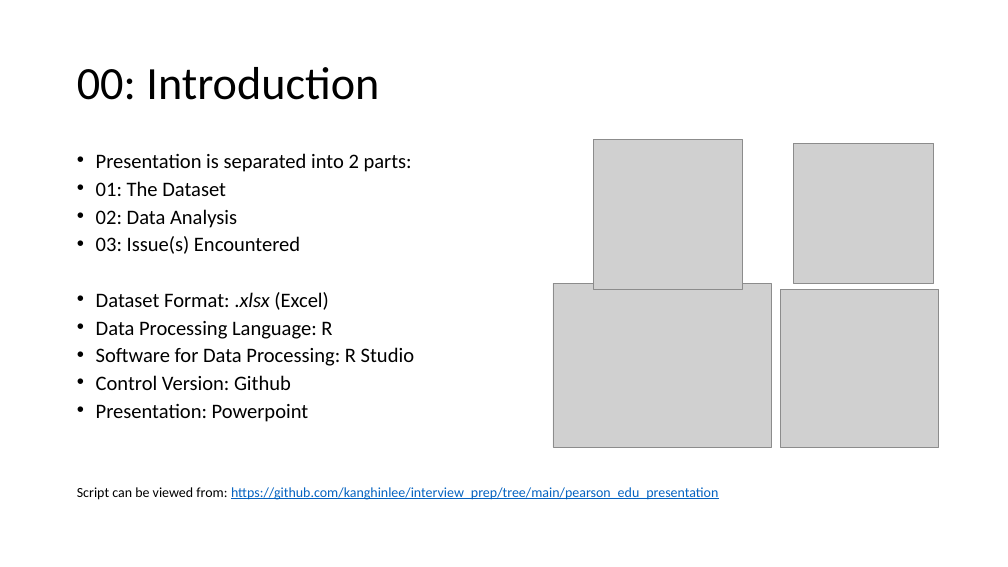
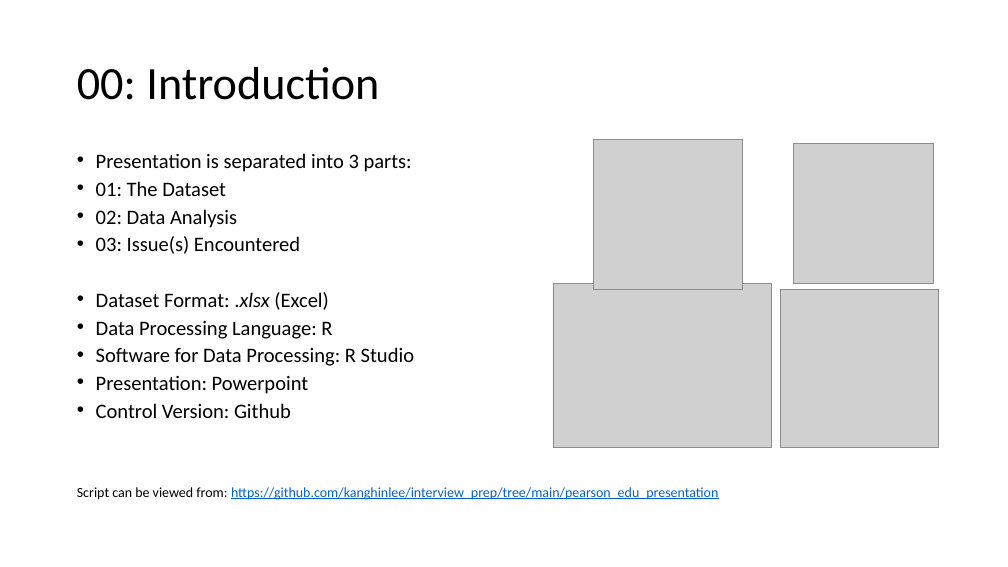
Before and after one commit to kanghinlee/interview_prep, a slide deck: slide 3 of pearson_edu_presentation/Pearson_edu_presentation.pptx. Drawn at 1008x567 pixels with LibreOffice and Linux fonts; fonts in the diff are those of the drawing; grey boxes stand for pictures. Boxes give left, top, right and bottom in pixels: in the first picture for what was removed or moved away, otherwise in the second. Text is boxed around its words. In the diff, an @@ line names an element or a change of style, - is before the commit and + after.

```diff
--- a/pearson_edu_presentation/Pearson_edu_presentation.pptx
+++ b/pearson_edu_presentation/Pearson_edu_presentation.pptx
@@ text at box(96, 153, 412, 172): text changed @@
-• Presentation is separated into 2 parts:
+• Presentation is separated into 3 parts:
@@ text at box(96, 376, 309, 394): paragraph added @@
+• Presentation: Powerpoint
@@ text at box(96, 404, 309, 422): paragraph removed @@
-• Presentation: Powerpoint
```
Also in this commit, not shown: 4 other slides changed, 2 slides added, 2 other files.
